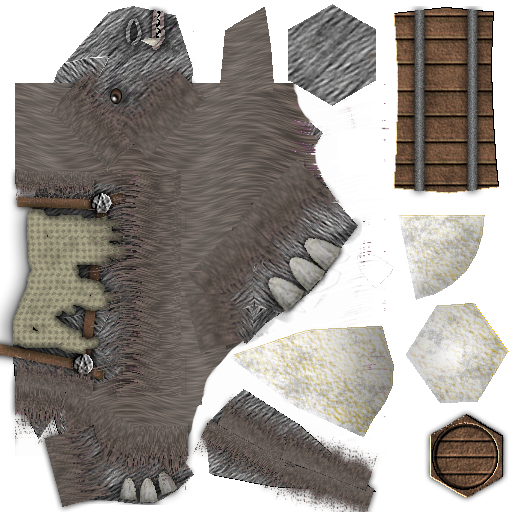
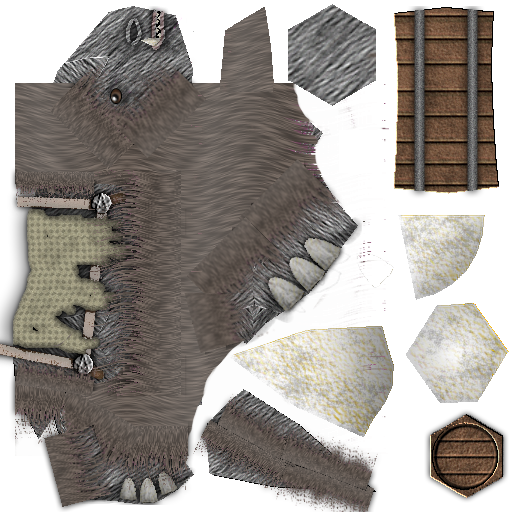
Layered file, before and after one edit (w=512, h=512). Changes by layer:
added layer "dwarfmount.tga" above "Background" over [0, 195, 107, 369]
hid "Background" over [0, 195, 107, 369]
